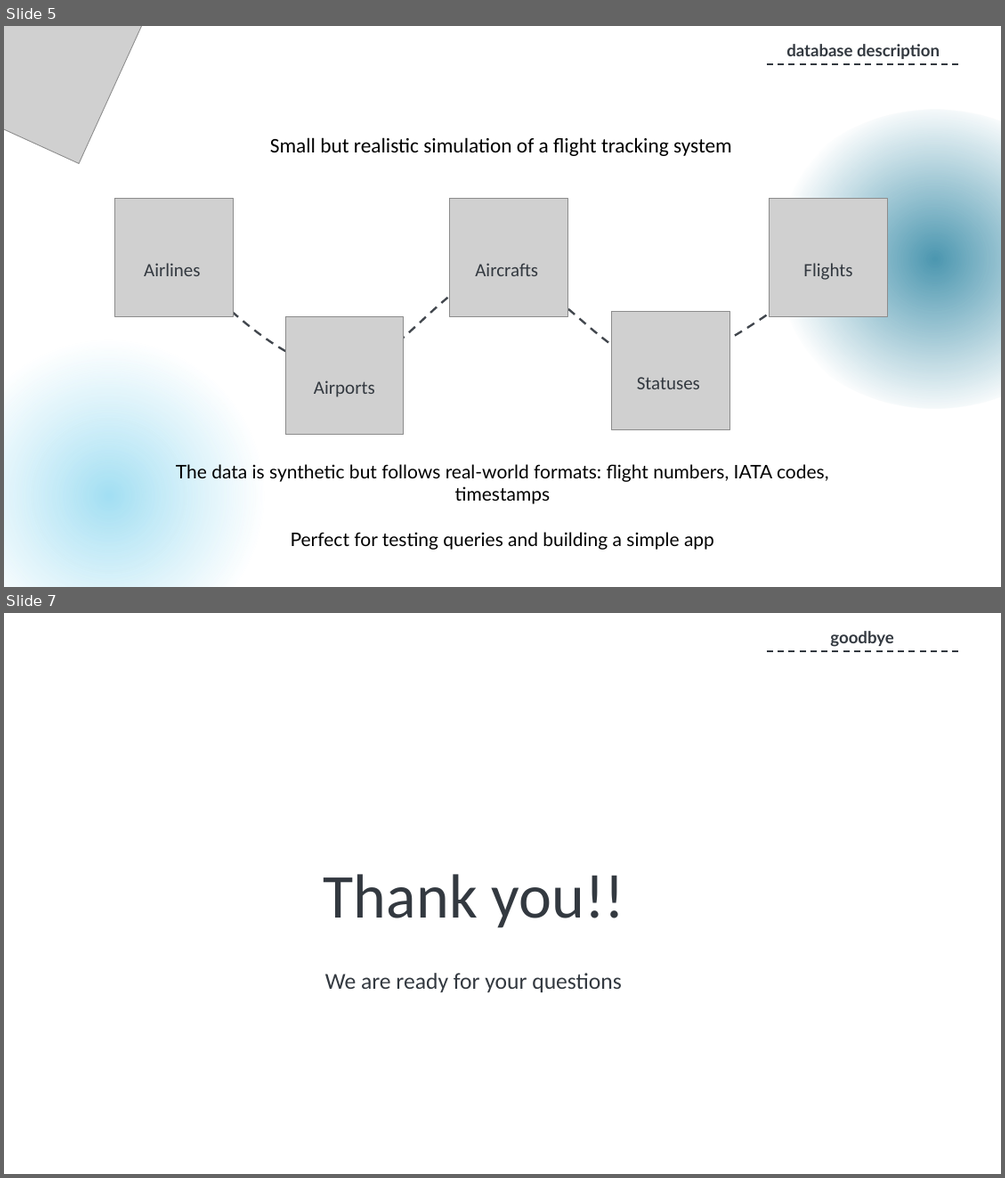
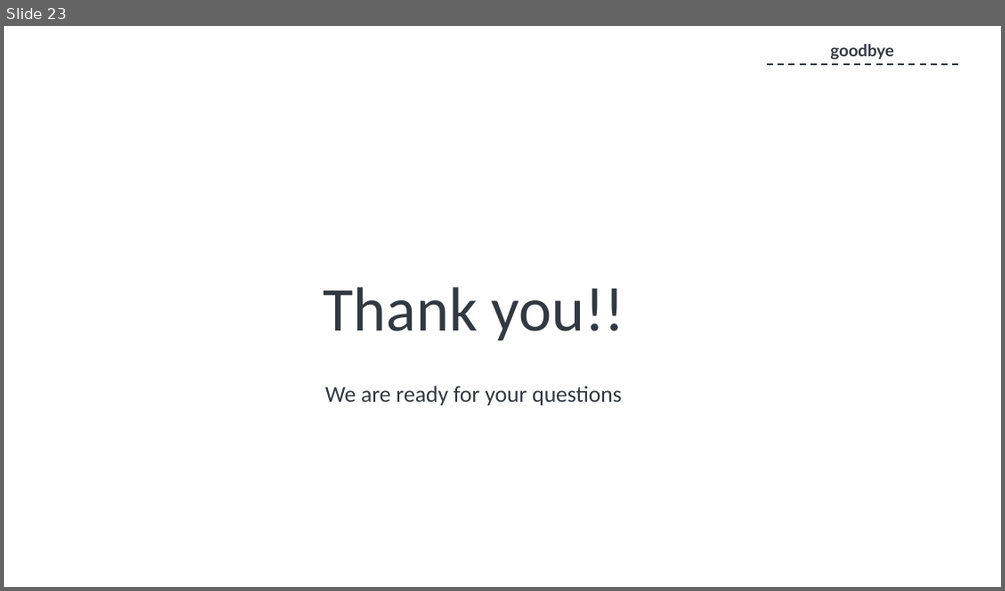
Before and after one commit to pop-arthur/DatabaseFights, a slide deck: FlightTracker.pptx. Shown one above the other, each under a label of ours: slides 5 and 7 before the commit, slide 23 after it; the slides between them are not shown. The pictures are 1005x1178 and 1005x591 pixels, drawn with LibreOffice and Linux fonts; fonts in the diff are those of the drawing; grey boxes stand for pictures; background and template pictures are left out. Boxes give left, top, right and bottom in pixels: in the first picture for what was removed or moved away, otherwise in the second. Text is boxed around its words. In the diff, an @@ line names an element or a change of style, - is before the commit and + after.

```diff
--- a/FlightTracker.pptx
+++ b/FlightTracker.pptx
@@ slide 5 removed at <box>4,26,1001,587</box>, background #FFFFFF @@
@@ picture removed at <box>4,26,143,163</box> @@
@@ text removed at <box>786,44,939,59</box> @@
-database description
@@ line removed from (767, 64) to (960, 64) @@
@@ ellipse removed at <box>767,110,1001,409</box> @@
@@ text removed at <box>270,137,732,156</box> @@
-Small but realistic simulation of a flight tracking system
@@ ellipse removed at <box>4,338,266,587</box> @@
@@ group removed at <box>115,198,887,435</box>: 5 pictures, 5 texts, 1 freeform shape @@
-Airlines
-Aircrafts
-Flights
-Statuses
-Airports
@@ text removed at <box>176,464,828,549</box> @@
-The data is synthetic but follows real-world formats: flight numbers, IATA codes, timestamps
-Perfect for testing queries and building a simple app
@@ what was slide 7 is now slide 23 @@
```
Also in this commit, not shown: 2 slides changed, 17 slides added, 1 other file.
